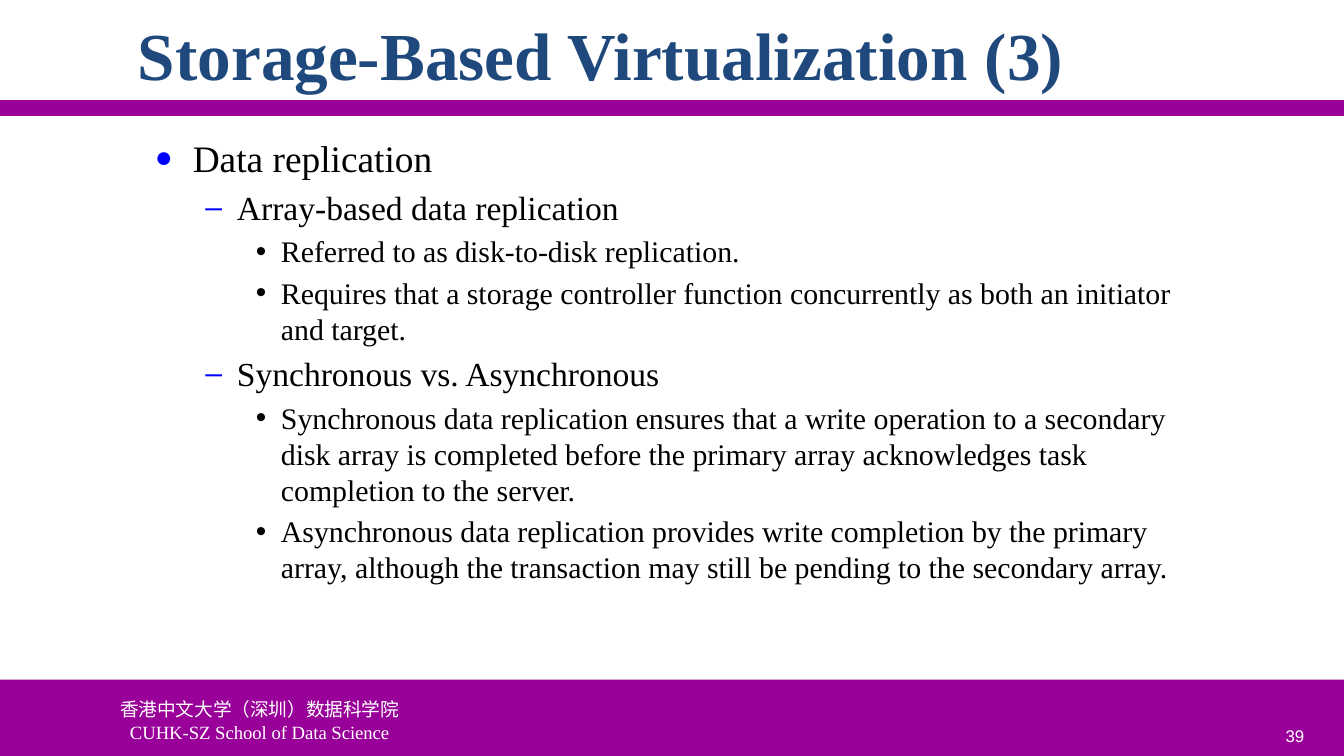
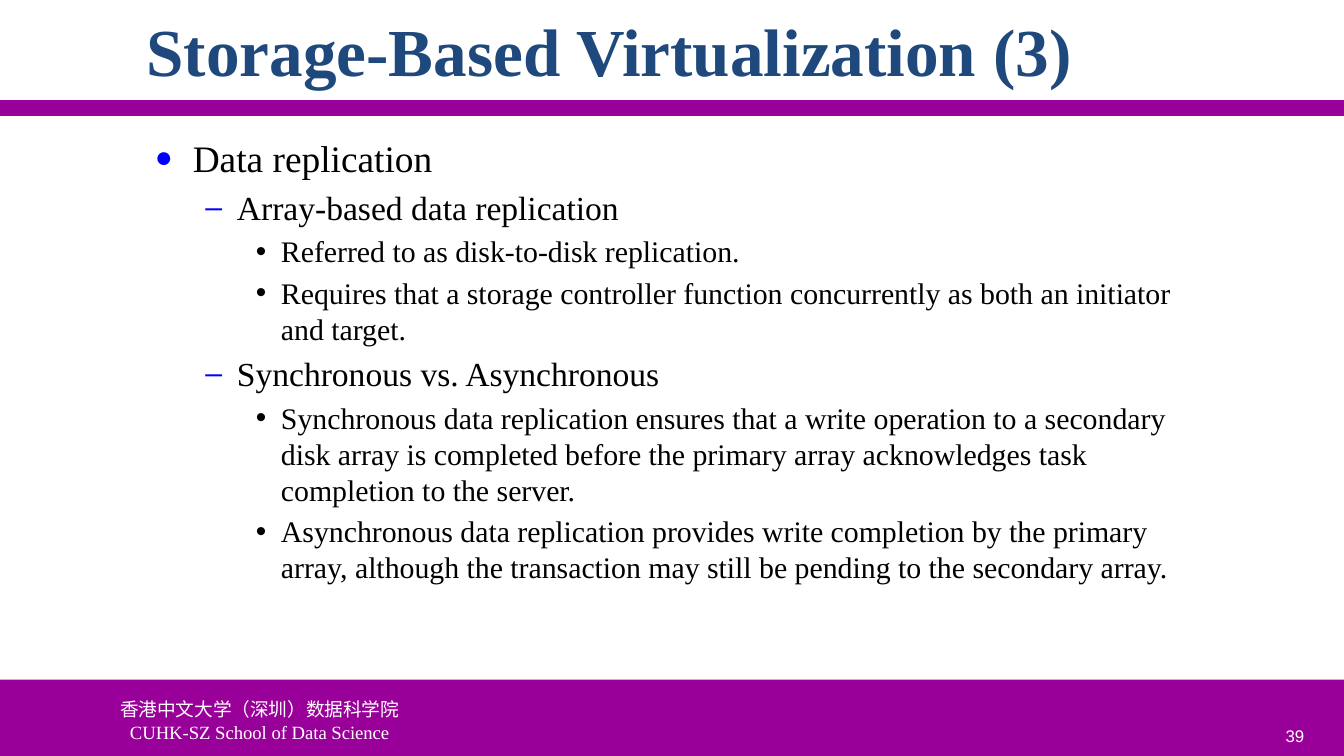
Before and after one commit to ychung1103/ychung1103.github.io, a slide deck: slide 39 of Slides/CSC6103/VT-05 Storage Virtualization.pptx. Drawn at 1344x756 pixels with LibreOffice and Linux fonts; fonts in the diff are those of the drawing; background and template pictures are left out. Boxes give left, top, right and bottom in pixels: in the first picture for what was removed or moved away, otherwise in the second. Text is boxed around its words. In the diff, an @@ line names an element or a change of style, - is before the commit and + after.

```diff
--- a/Slides/CSC6103/VT-05 Storage Virtualization.pptx
+++ b/Slides/CSC6103/VT-05 Storage Virtualization.pptx
@@ title "Storage-Based Virtualization (3)" moved from (x1=138, y1=33, x2=1063, y2=93) to (x1=146, y1=29, x2=1071, y2=89) @@
```
Also in this commit, not shown: 97 other slides changed, 2 other files.
